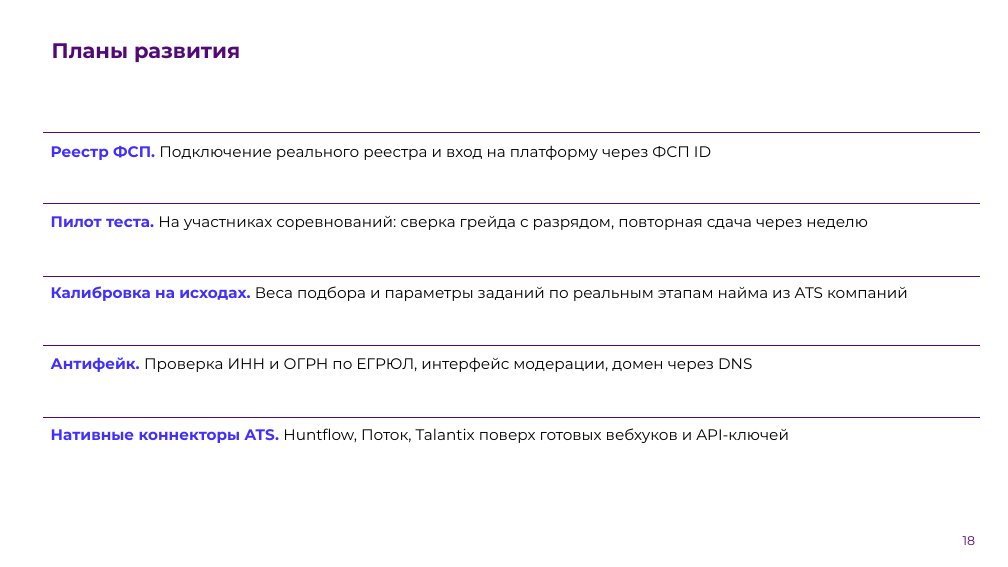
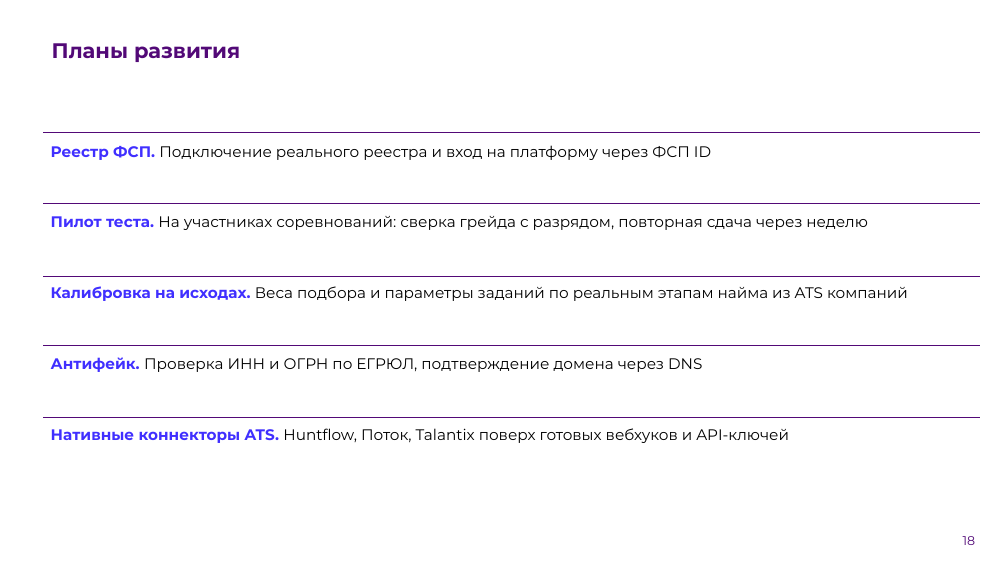
Before and after one commit to K1NGSM4N3/fsp-hack, a slide deck: slide 18 of docs/presentation.pptx. Drawn at 1008x567 pixels with LibreOffice and Linux fonts; fonts in the diff are those of the drawing; background and template pictures are left out. Boxes give left, top, right and bottom in pixels: in the first picture for what was removed or moved away, otherwise in the second. Text is boxed around its words. In the diff, an @@ line names an element or a change of style, - is before the commit and + after.

```diff
--- a/docs/presentation.pptx
+++ b/docs/presentation.pptx
@@ text at [51,357,702,372]: text changed @@
-Антифейк. Проверка ИНН и ОГРН по ЕГРЮЛ, интерфейс модерации, домен через DNS
+Антифейк. Проверка ИНН и ОГРН по ЕГРЮЛ, подтверждение домена через DNS
```
Also in this commit, not shown: 5 other slides changed, 1 other file.
